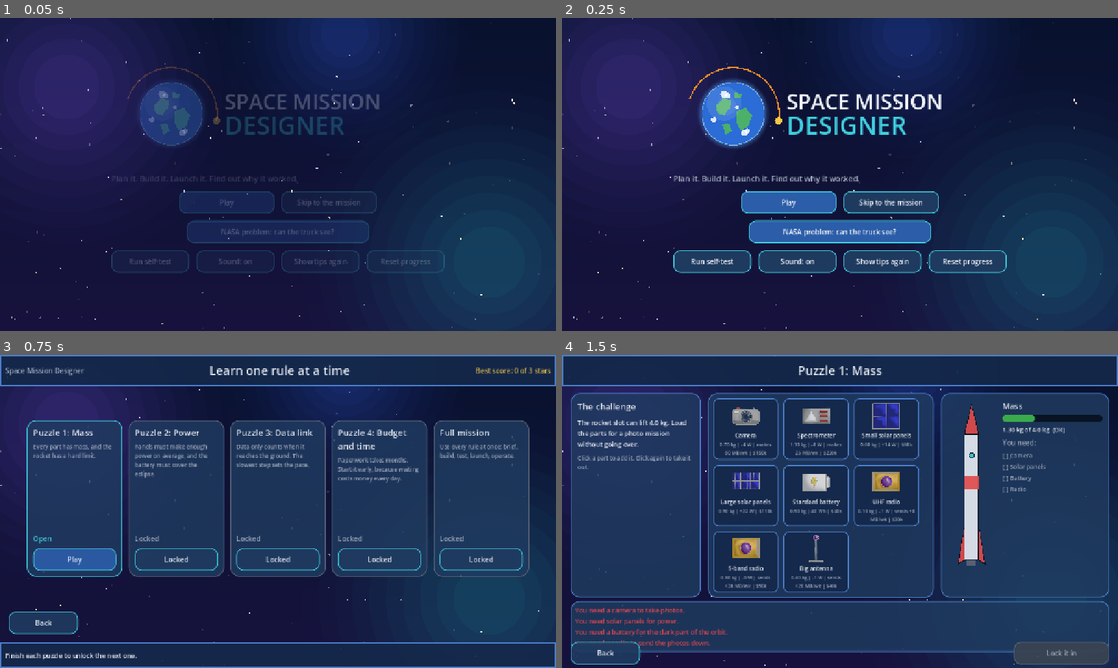
Above: before the commit, frames 1-4 (two rows, left to right).
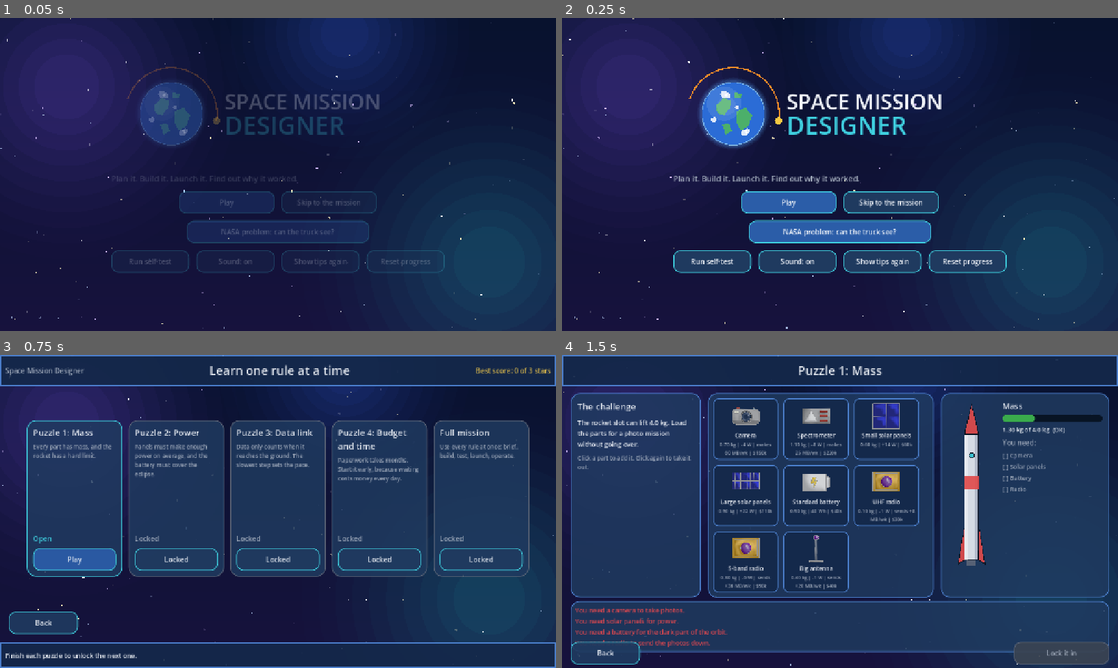
Above: after the commit, the same moments.

Repository: a77chand/apogeic
Game: Godot game, scene res://scenes/main.tscn
Two runs of this game, one before a commit and one after it. Both use one fixed random seed, a clock stepped at 60 frames per second and the inputs below.
Inputs:
- Up to frame 1 (0.05 s): no input
- Up to frame 2 (0.25 s): no input
- Up to frame 3 (0.75 s): click "Play" at 0.5 s
- Up to frame 4 (1.5 s): click "Play" at 1.25 s

Frame 1 is identical in both runs. In frame 2, 0.1% of the frame differs, in the area x 0-100%, y 0-100%; in frame 3, 0.1%; in frame 4, 0.2%, in the area x 0-93%, y 10-100%.

Commit message:
Depth in 2D: tilted orbit, spinning Earth, shading, star parallax and a launch camera pull-away
The orbit is a tilted ellipse made of two overlays (faint far half behind the Earth, bright
near half in front). The satellite is moved between them as it goes round: it passes behind
the Earth (hidden by it), shrinks and dims on the far side, and grows and brightens in front.
The drawn Earth now rotates (continents projected onto a ball, clouds drifting faster) and
darkens toward its edge. Satellite, panels and rockets get light from the top-left and shade
at the bottom-right; the workshop satellite sways gently. Stars drift, nearer ones faster.
On launch the rocket shrinks as it climbs while the ground drops away, with the sky extended
upward so there is no seam. Still pure 2D, so the artists' PNGs replace the drawings by name.
All tests pass; the game stays at 95-120 fps through a launch.

Diff:
--- a/scripts/screens/launch.gd
+++ b/scripts/screens/launch.gd
@@ -16,6 +16,7 @@
 var _count: Label = null
 var _note: Label = null
 var _orbit_bg: Control = null
+var _pad: Control = null
 var _reached: bool = true
 var _climb: float = 100.0
 
@@ -25,9 +26,15 @@
 	_reached = bool(GameState.launch_outcome.get("reached_orbit", true))
 	_climb = float(GameState.launch_outcome.get("climb_pct", 100.0))
 	if ResourceLoader.exists("res://art/backgrounds/bg_launch_pad.png"):
-		add_child(UI.background("res://art/backgrounds/bg_launch_pad.png"))
-	else:
-		add_child(Sprites.make("bg_launch_pad", Vector2(1280, 720)))   # drawn sky, ground and tower
+		_pad = UI.background("res://art/backgrounds/bg_launch_pad.png")
+	else:
+		_pad = Sprites.make("bg_launch_pad", Vector2(1280, 720))   # drawn sky, ground and tower
+	# more sky above the picture, so there is no seam when the ground drops away on the climb
+	var upper_sky: Control = Starfield.new()
+	upper_sky.position = Vector2(0, -720)
+	upper_sky.size = Vector2(1280, 720)
+	_pad.add_child(upper_sky)
+	add_child(_pad)
 	if ResourceLoader.exists("res://art/backgrounds/bg_earth_orbit.png"):
 		_orbit_bg = UI.background("res://art/backgrounds/bg_earth_orbit.png")
 	else:
@@ -46,6 +53,7 @@
 	add_child(_rocket)
 	_rocket.position = Vector2(565.0, 230.0)
 	_rocket.size = Vector2(150.0, 450.0)
+	_rocket.pivot_offset = Vector2(75.0, 225.0)
 	# The rocket drawn depends on the design's mass: small, medium or heavy.
 	var rocket: String = "rocket_" + Sim.rocket_for_mass(GameState.level, float(GameState.launch_eval.get("mass_kg", 0.0)))
 	var pic: Control = UI.picture("res://art/modules/%s.png" % rocket, Vector2(150, 450), rocket)
@@ -96,7 +104,10 @@
 	_tween.tween_callback(_count_to.bind(""))
 	_tween.tween_callback(_flame_on)
 	if _reached:
-		_tween.tween_property(_rocket, "position:y", TOP_Y, 4.0)
+		_tween.tween_property(_rocket, "position:y", TOP_Y, 4.0).set_ease(Tween.EASE_IN)
+		# the camera pulls away: the rocket shrinks and the ground drops out of view
+		_tween.parallel().tween_property(_rocket, "scale", Vector2(0.55, 0.55), 4.0)
+		_tween.parallel().tween_property(_pad, "position:y", 420.0, 4.0).set_ease(Tween.EASE_IN)
 		_tween.tween_property(_orbit_bg, "modulate:a", 1.0, 1.0)
 		_tween.tween_callback(_open_cubesat)
 		_tween.tween_interval(2.0)
@@ -104,7 +115,10 @@
 		# The climb height comes from the readiness number: more checks passed, higher it gets.
 		var peak: float = START_Y + (TOP_Y - START_Y) * (_climb / 100.0) * 0.8
 		var rise: float = maxf(0.8, 4.0 * _climb / 100.0)
-		_tween.tween_property(_rocket, "position:y", peak, rise)
+		_tween.tween_property(_rocket, "position:y", peak, rise).set_ease(Tween.EASE_IN)
+		var pull: float = _climb / 100.0
+		_tween.parallel().tween_property(_rocket, "scale", Vector2.ONE * (1.0 - 0.45 * pull), rise)
+		_tween.parallel().tween_property(_pad, "position:y", 420.0 * pull * 0.8, rise).set_ease(Tween.EASE_IN)
 		_tween.tween_callback(_flame_off)
 		_tween.tween_callback(_play.bind("fail"))
 		_tween.tween_callback(_say.bind(_failure_text()))
--- a/scripts/screens/ops.gd
+++ b/scripts/screens/ops.gd
@@ -7,9 +7,13 @@
 const Data = preload("res://scripts/core/data.gd")
 const EventCard = preload("res://scripts/ui/event_card.gd")
 const Tutorial = preload("res://scripts/ui/tutorial.gd")
+const OrbitRing = preload("res://scripts/ui/orbit_ring.gd")
 
 const CENTRE: Vector2 = Vector2(640.0, 372.0)
-const RADIUS: float = 250.0
+const ORBIT_A: float = 300.0     # half-width of the orbit ellipse
+const ORBIT_B: float = 105.0     # half-height: a flat ellipse looks like a tilted orbit
+const ORBIT_TILT: float = -0.22  # radians; tips the ellipse a little
+const GROUND_POS: Vector2 = Vector2(350.0, 590.0)
 
 var _week_label: Label = null
 var _battery_bar: ProgressBar = null
@@ -34,6 +38,10 @@
 var _pulse: AnimatedSprite2D = null
 var _warning: AnimatedSprite2D = null
 var _brownout: bool = false
+var _space: Control = null           # holds, back to front: orbit back half, Earth, ground, orbit front half
+var _ring_back: Control = null
+var _ring_front: Control = null
+var _sat_in_front: bool = true
 var _pulse_left: float = 0.0   # 1 right after data is sent, fades to 0 (drawn rings and link)
 
 
@@ -75,11 +83,34 @@
 	spacer2.size_flags_horizontal = Control.SIZE_EXPAND_FILL
 	row.add_child(spacer2)
 
+	# The space layer keeps a fixed back-to-front order: far half of the orbit, Earth, ground
+	# station, near half of the orbit. The satellite is moved in between as it goes round,
+	# so it passes behind the Earth and in front of it.
+	_space = Control.new()
+	_space.mouse_filter = Control.MOUSE_FILTER_IGNORE
+	add_child(_space)
+	_space.set_anchors_and_offsets_preset(Control.PRESET_FULL_RECT)
+	_ring_back = _make_ring(false)
+	_space.add_child(_ring_back)
 	var earth: Control = UI.picture("res://art/backgrounds/earth_large.png", Vector2(440, 440), "Earth")
-	_place(earth, CENTRE - Vector2(220.0, 220.0), Vector2(440, 440))
-	_place(UI.picture("res://art/modules/ground_station.png", Vector2(100, 100), "ground station"), Vector2(300, 540), Vector2(100, 100))
+	earth.position = CENTRE - Vector2(220.0, 220.0)
+	earth.size = Vector2(440, 440)
+	earth.custom_minimum_size = Vector2(440, 440)
+	if earth.get("kind") == "earth_large":
+		earth.set("spin_speed", 0.10)   # the drawn Earth turns slowly
+	_space.add_child(earth)
+	var ground: Control = UI.picture("res://art/modules/ground_station.png", Vector2(100, 100), "ground station")
+	ground.position = Vector2(300, 540)
+	ground.size = Vector2(100, 100)
+	_space.add_child(ground)
+	_ring_front = _make_ring(true)
+	_space.add_child(_ring_front)
 	_marker = UI.picture("res://art/modules/spacecraft_marker.png", Vector2(64, 64), "satellite")
-	_place(_marker, Vector2(0, 0), Vector2(64, 64))
+	_marker.size = Vector2(64, 64)
+	_marker.custom_minimum_size = Vector2(64, 64)
+	_marker.pivot_offset = Vector2(32, 32)
+	_space.add_child(_marker)
+	_place_satellite()
 
 	# left panel: numbers
 	var left: PanelContainer = UI.panel(UI.C_BORDER, 14.0)
@@ -178,21 +209,38 @@
 	return b
 
 
-## The dashed orbit circle, drawn behind the children.
-func _draw() -> void:
-	var segments: int = 48
-	for i in range(segments):
-		if i % 2 == 1:
-			continue
-		var a0: float = TAU * float(i) / float(segments)
-		var a1: float = TAU * float(i + 1) / float(segments)
-		draw_arc(CENTRE, RADIUS, a0, a1, 6, UI.C_CYAN, 2.0)
-	if _pulse_left > 0.0 and _marker != null:
-		var sat: Vector2 = _marker.position + Vector2(32.0, 32.0)
-		for i in range(3):
-			var ring: float = (1.0 - _pulse_left) * 70.0 + float(i) * 16.0
-			draw_arc(sat, ring, 0.0, TAU, 32, Color(0.25, 0.82, 0.88, _pulse_left * 0.7), 2.0)
-		draw_dashed_line(sat, Vector2(350.0, 590.0), Color(0.25, 0.82, 0.88, _pulse_left * 0.8), 2.0, 8.0)
+func _make_ring(front: bool) -> Control:
+	var ring: Control = OrbitRing.new()
+	ring.set("centre", CENTRE)
+	ring.set("radius_a", ORBIT_A)
+	ring.set("radius_b", ORBIT_B)
+	ring.set("tilt", ORBIT_TILT)
+	ring.set("front", front)
+	ring.set("ground_pos", GROUND_POS)
+	ring.size = Vector2(1280, 720)
+	return ring
+
+
+## Puts the satellite on the orbit for the current angle. Near the viewer (sin > 0) it is
+## bigger and bright and drawn over the Earth; far side it is smaller, dimmer, and hidden
+## by the Earth where they overlap.
+func _place_satellite() -> void:
+	if _marker == null or _space == null:
+		return
+	var depth: float = sin(_angle)
+	var local: Vector2 = Vector2(cos(_angle) * ORBIT_A, sin(_angle) * ORBIT_B).rotated(ORBIT_TILT)
+	_marker.position = CENTRE + local - Vector2(32.0, 32.0)
+	var near: float = (depth + 1.0) / 2.0
+	_marker.scale = Vector2.ONE * (0.68 + 0.42 * near)
+	var shade: float = 0.62 + 0.38 * near
+	_marker.modulate = Color(shade, shade, minf(1.0, shade + 0.08), 1.0)
+	var in_front: bool = depth >= 0.0
+	if in_front != _sat_in_front:
+		_sat_in_front = in_front
+		if in_front:
+			_space.move_child(_marker, _space.get_child_count() - 2)   # just below the near half
+		else:
+			_space.move_child(_marker, 1)                              # just above the far half, below the Earth
 
 
 # ---------------------------------------------------------------- loop
@@ -200,14 +248,17 @@
 func _process(delta: float) -> void:
 	if _pulse_left > 0.0:
 		_pulse_left = maxf(0.0, _pulse_left - delta)
-		queue_redraw()
+		if _ring_front != null:
+			_ring_front.set("pulse_left", _pulse_left)
+			_ring_front.set("sat_pos", _marker.position + Vector2(32.0, 32.0))
+			_ring_front.queue_redraw()
 	if _pulse != null and _marker != null:
 		_pulse.position = _marker.position + Vector2(32.0, 32.0)
 	if _paused or _ending or _event_open or GameState.tutorial_open:
 		return
 	var week_seconds: float = maxf(0.5, float(_ops_cfg().get("seconds_per_week", 5.0)))
 	_angle += delta * _speed * TAU / week_seconds
-	_marker.position = CENTRE + Vector2(cos(_angle), sin(_angle)) * RADIUS - Vector2(32.0, 32.0)
+	_place_satellite()
 	_acc += delta * _speed
 	if _acc >= week_seconds:
 		_acc -= week_seconds
--- /dev/null
+++ b/scripts/ui/orbit_ring.gd
@@ -0,0 +1,44 @@
+extends Control
+## Half of the tilted orbit ellipse. The orbit is drawn as two of these: the BACK half goes
+## behind the Earth (faint) and the FRONT half goes in front of it (bright), which is what
+## makes the satellite look like it circles the planet instead of sliding across it.
+## The front half also draws the data pulse (rings and a dashed link to the ground station).
+
+var centre: Vector2 = Vector2.ZERO
+var radius_a: float = 250.0
+var radius_b: float = 90.0
+var tilt: float = 0.0
+var front: bool = false
+var pulse_left: float = 0.0
+var sat_pos: Vector2 = Vector2.ZERO
+var ground_pos: Vector2 = Vector2.ZERO
+
+const SEGMENTS: int = 72
+const CYAN: Color = Color(0.247, 0.816, 0.878)
+
+
+func _init() -> void:
+	mouse_filter = Control.MOUSE_FILTER_IGNORE
+
+
+func point_at(theta: float) -> Vector2:
+	return centre + Vector2(cos(theta) * radius_a, sin(theta) * radius_b).rotated(tilt)
+
+
+func _draw() -> void:
+	for i in range(SEGMENTS):
+		if i % 2 == 1:
+			continue   # dashes
+		var a0: float = TAU * float(i) / float(SEGMENTS)
+		var a1: float = TAU * float(i + 1) / float(SEGMENTS)
+		if (sin((a0 + a1) / 2.0) > 0.0) != front:
+			continue   # the other half belongs to the other overlay
+		if front:
+			draw_line(point_at(a0), point_at(a1), CYAN, 2.5)
+		else:
+			draw_line(point_at(a0), point_at(a1), Color(CYAN, 0.30), 1.5)
+	if front and pulse_left > 0.0:
+		for i in range(3):
+			var ring: float = (1.0 - pulse_left) * 70.0 + float(i) * 16.0
+			draw_arc(sat_pos, ring, 0.0, TAU, 32, Color(CYAN, pulse_left * 0.7), 2.0)
+		draw_dashed_line(sat_pos, ground_pos, Color(CYAN, pulse_left * 0.8), 2.0, 8.0)
--- a/scripts/ui/sprites.gd
+++ b/scripts/ui/sprites.gd
@@ -36,6 +36,11 @@
 ]
 
 var kind: String = ""
+## Radians per second the Earth turns (0 = still). The ops screen turns it on.
+var spin_speed: float = 0.0
+var _phase: float = 0.0
+var _since_draw: float = 0.0
+var _clock: float = 0.0
 ## Part ids fitted on the live satellite (only used by kind "cubesat_live").
 var parts: Array = []
 ## 0 = panels folded, 1 = fully unfolded. Setting it redraws, so a Tween can animate it.
@@ -57,6 +62,19 @@
 ## The satellite that shows the parts you have fitted (workshop centre).
 static func live_satellite(pic_size: Vector2) -> Control:
 	return make("cubesat_live", pic_size)
+
+
+func _process(delta: float) -> void:
+	_clock += delta
+	if spin_speed > 0.0:
+		_phase += delta * spin_speed
+		_since_draw += delta
+		if _since_draw >= 0.05:   # redraw about 20 times a second
+			_since_draw = 0.0
+			queue_redraw()
+	elif kind == "cubesat_live":
+		pivot_offset = size / 2.0
+		rotation = sin(_clock * 0.7) * 0.03   # the satellite sways a little, as if floating
 
 
 func set_parts(part_ids: Array) -> void:
@@ -72,7 +90,11 @@
 
 func _draw() -> void:
 	match kind:
-		"earth_large": _earth(Vector2(size.x * 0.5, size.y * 0.5), minf(size.x, size.y) * 0.44)
+		"earth_large":
+			if spin_speed > 0.0:
+				_earth_spin(Vector2(size.x * 0.5, size.y * 0.5), minf(size.x, size.y) * 0.44, _phase)
+			else:
+				_earth(Vector2(size.x * 0.5, size.y * 0.5), minf(size.x, size.y) * 0.44)
 		"ground_station": _ground_station()
 		"spacecraft_marker": _marker()
 		"cubesat_1u": _satellite(["solar_small", "camera_std", "radio_uhf"], 0.55, 1.0)
@@ -138,6 +160,54 @@
 	draw_arc(c, r, 0.0, TAU, 64, Color(0.6, 0.85, 1.0, 0.7), 2.0)
 
 
+## Continents as longitude/latitude points (degrees). They are projected onto a ball, so
+## turning the phase makes the Earth rotate, with land sliding off one edge and onto the other.
+const CONTINENTS: Array = [
+	[[-125, 50], [-95, 60], [-70, 48], [-80, 25], [-97, 18], [-78, 8], [-60, -5], [-50, -20], [-65, -40], [-72, -55], [-78, -20], [-90, 5], [-105, 20], [-118, 33]],
+	[[-10, 36], [10, 52], [40, 55], [55, 40], [50, 12], [40, -5], [32, -28], [18, -34], [8, -5], [-5, 5], [-17, 15], [-15, 30]],
+	[[60, 50], [90, 65], [130, 60], [150, 45], [120, 25], [105, 8], [90, 22], [75, 10], [68, 25], [55, 35]],
+	[[114, -22], [135, -12], [152, -25], [146, -38], [130, -33], [115, -34]],
+]
+const CLOUDS: Array = [[-100, 40], [-60, -20], [20, 10], [70, 35], [130, -5], [-150, 15], [160, 50], [0, -45]]
+
+
+func _earth_spin(c: Vector2, r: float, phase: float) -> void:
+	for i in range(6):
+		draw_circle(c, r * (1.16 - 0.025 * float(i)), Color(0.35, 0.65, 1.0, 0.045 + 0.012 * float(i)))
+	draw_circle(c, r, OCEAN)
+	for item in CONTINENTS:
+		var pts: PackedVector2Array = PackedVector2Array()
+		var any_front: bool = false
+		for pair in item:
+			var lon: float = deg_to_rad(float(pair[0])) - phase
+			var lat: float = deg_to_rad(float(pair[1]))
+			var x: float = cos(lat) * sin(lon)
+			var y: float = sin(lat)
+			var z: float = cos(lat) * cos(lon)
+			if z > 0.0:
+				any_front = true
+			elif Vector2(x, y).length() > 0.001:
+				var edge: Vector2 = Vector2(x, y).normalized()   # behind the limb: pin it to the edge
+				x = edge.x
+				y = edge.y
+			pts.append(c + Vector2(x, -y) * r)
+		if any_front and Geometry2D.triangulate_polygon(pts).size() > 0:
+			draw_colored_polygon(pts, LAND)
+	for cloud in CLOUDS:
+		var lon: float = deg_to_rad(float(cloud[0])) - phase * 1.25   # clouds drift a little faster
+		var lat: float = deg_to_rad(float(cloud[1]))
+		var z: float = cos(lat) * cos(lon)
+		if z > 0.15:
+			var p: Vector2 = c + Vector2(cos(lat) * sin(lon), -sin(lat)) * r
+			draw_circle(p, r * 0.085 * (0.6 + z * 0.6), Color(1, 1, 1, 0.55 + 0.3 * z))
+			draw_circle(p + Vector2(r * 0.07, r * 0.02), r * 0.06 * (0.6 + z * 0.6), Color(1, 1, 1, 0.5 + 0.3 * z))
+	draw_circle(c + Vector2(-0.30, -0.32) * r, r * 0.55, Color(1, 1, 1, 0.10))
+	draw_circle(c + Vector2(-0.22, -0.24) * r, r * 0.30, Color(1, 1, 1, 0.08))
+	for i in range(8):   # the far edge gets darker, so it reads as a ball
+		draw_arc(c, r * (0.99 - 0.035 * float(i)), -0.15 * PI, 0.85 * PI, 24, Color(0.01, 0.04, 0.14, 0.05), r * 0.07)
+	draw_arc(c, r, 0.0, TAU, 64, Color(0.6, 0.85, 1.0, 0.7), 2.0)
+
+
 func _ground_station() -> void:
 	_rect(0.18, 0.66, 0.64, 0.30, METAL)
 	_rect(0.40, 0.76, 0.20, 0.20, METAL_DARK)
@@ -176,6 +246,8 @@
 			var x0: float = bx - pw if side < 0 else bx + bw
 			draw_line(_p(bx if side < 0 else bx + bw, 0.5), _p(x0 + (pw if side < 0 else 0.0), 0.5), METAL_DARK, 4.0)
 			_rect(x0, py, pw, ph, SOLAR)
+			_poly([Vector2(x0, py), Vector2(x0 + pw * 0.55, py), Vector2(x0, py + ph * 0.55)], Color(1, 1, 1, 0.16), false)
+			_rect(x0, py + ph * 0.85, pw, ph * 0.15, Color(0, 0, 0, 0.22), false)
 			var cols: int = 5 if large else 3
 			for i in range(1, cols):
 				var gx: float = x0 + pw * float(i) / float(cols)
@@ -187,6 +259,8 @@
 	for i in range(1, cubes):
 		var gy: float = top + bh * float(i) / float(cubes)
 		draw_line(_p(bx, gy), _p(bx + bw, gy), GOLD_DARK, 2.0)
+	_poly([Vector2(bx, top), Vector2(bx + bw * 0.7, top), Vector2(bx, top + bh * 0.55)], Color(1, 1, 1, 0.20), false)
+	_rect(bx, top + bh * 0.84, bw, bh * 0.16, Color(0, 0, 0, 0.20), false)
 	_rect(bx, top, 0.02, bh, METAL, false)
 	_rect(bx + bw - 0.02, top, 0.02, bh, METAL, false)
 	var cx: float = bx + bw / 2.0
@@ -234,6 +308,8 @@
 			_poly([Vector2(bx, 0.34), Vector2(bx + 0.09, 0.34), Vector2(bx + 0.045, 0.26)], ROCKET_RED)
 	_poly([Vector2(x0, 0.18), Vector2(x1, 0.18), Vector2(0.5, 0.02)], ROCKET_RED)     # nose cone
 	_rect(x0, 0.18, half_width * 2.0, 0.66, ROCKET_WHITE)                             # body
+	_rect(x0, 0.18, half_width * 0.55, 0.66, Color(1, 1, 1, 0.45), false)             # light from the left
+	_rect(x1 - half_width * 0.6, 0.18, half_width * 0.6, 0.66, Color(0.1, 0.15, 0.35, 0.20), false)  # shade on the right
 	_rect(x0, 0.40, half_width * 2.0, 0.07, ROCKET_RED, false)                        # stripe
 	draw_circle(_p(0.5, 0.29), size.x * 0.06, OUTLINE)                                # window
 	draw_circle(_p(0.5, 0.29), size.x * 0.045, CYAN)
--- a/scripts/ui/starfield.gd
+++ b/scripts/ui/starfield.gd
@@ -42,7 +42,8 @@
 		var twinkle: float = 0.55 + 0.45 * sin(_time * float(s[4]) + float(s[3]))
 		var c: Color = COLORS[int(s[5])]
 		c.a = twinkle
-		draw_circle(Vector2(float(s[0]) * size.x, float(s[1]) * size.y), float(s[2]), c)
+		var drift: float = fposmod(float(s[0]) + _time * 0.0025 * float(s[2]), 1.0)   # near stars move faster
+		draw_circle(Vector2(drift * size.x, float(s[1]) * size.y), float(s[2]), c)
 
 
 ## A soft round glow: stacked circles that get fainter towards the edge.
Not shown, added: scripts/ui/orbit_ring.gd.uid
